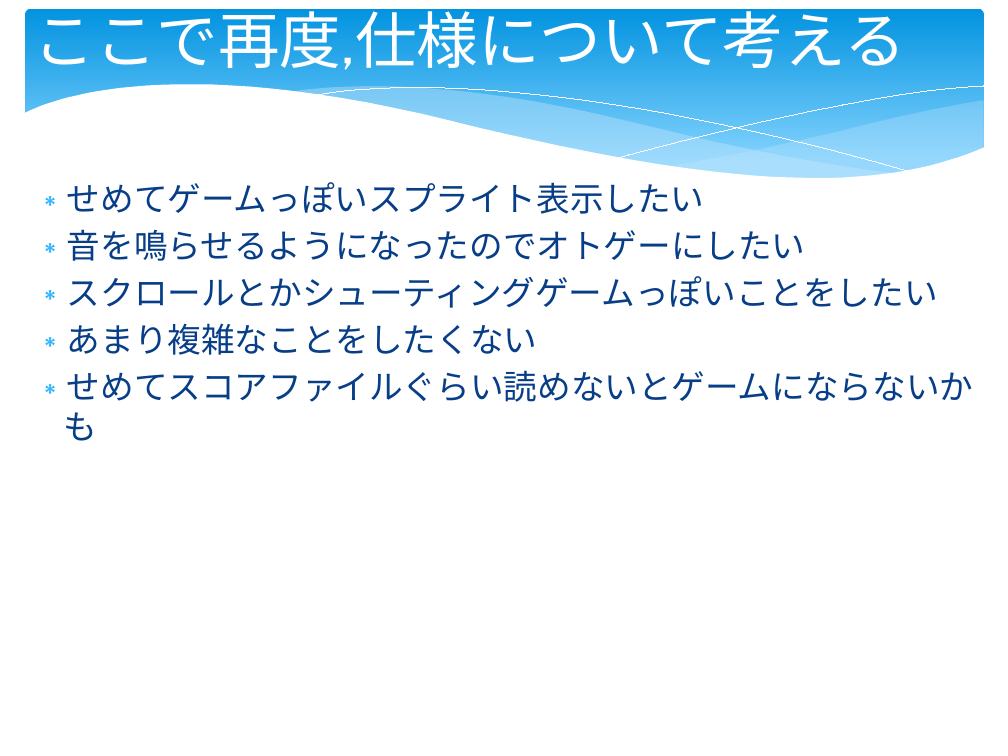
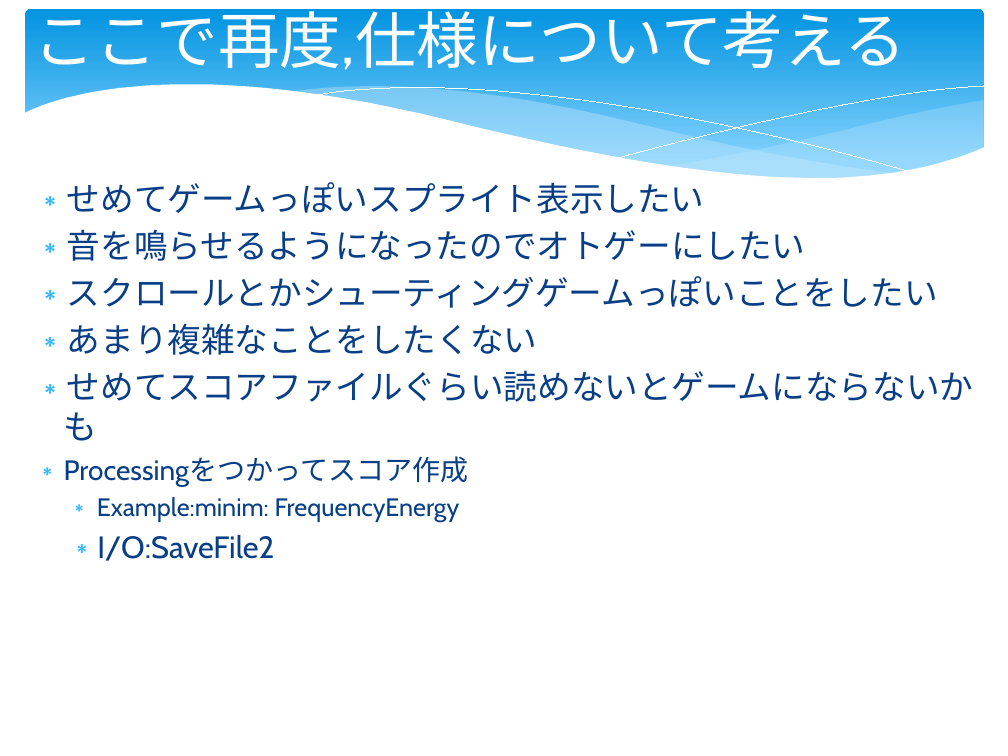
Before and after one commit to kaitas/ShiraiLabOpen, a slide deck: slide 19 of GamePro/GameEngine/GamePro20150628.pptx (slide 16 before the commit). Drawn at 1008x756 pixels with LibreOffice and Linux fonts; fonts in the diff are those of the drawing; background and template pictures are left out. Boxes give left, top, right and bottom in pixels: in the first picture for what was removed or moved away, otherwise in the second. Text is boxed around its words. In the diff, an @@ line names an element or a change of style, - is before the commit and + after.

```diff
--- a/GamePro/GameEngine/GamePro20150628.pptx
+++ b/GamePro/GameEngine/GamePro20150628.pptx
@@ text at box(64, 456, 469, 561): paragraphs added @@
+∗ Processingをつかってスコア作成
+  ∗ Example:minim: FrequencyEnergy
+  ∗ I/O:SaveFile2
```
Also in this commit, not shown: 1 other slide changed, 4 slides added, 2 other files.
